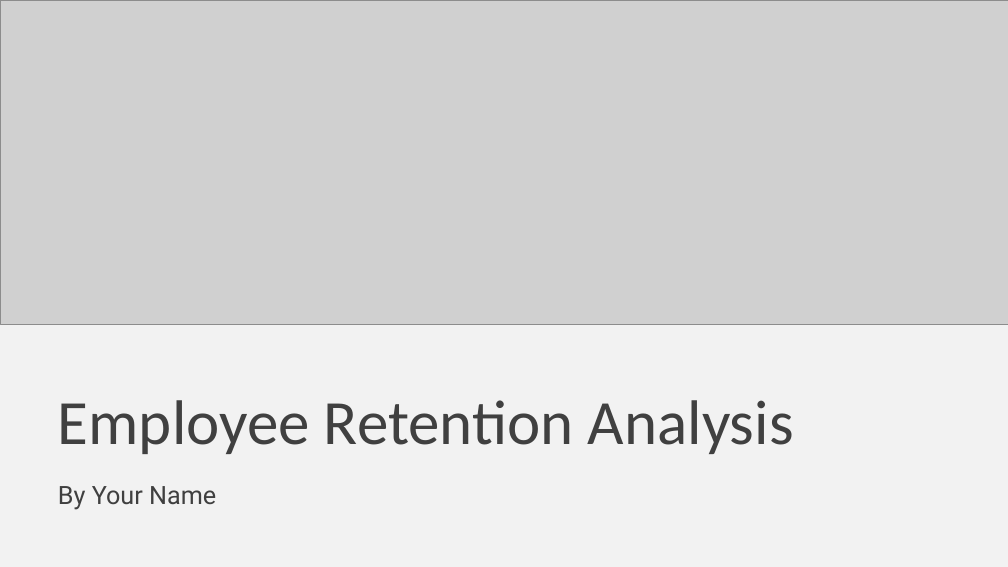
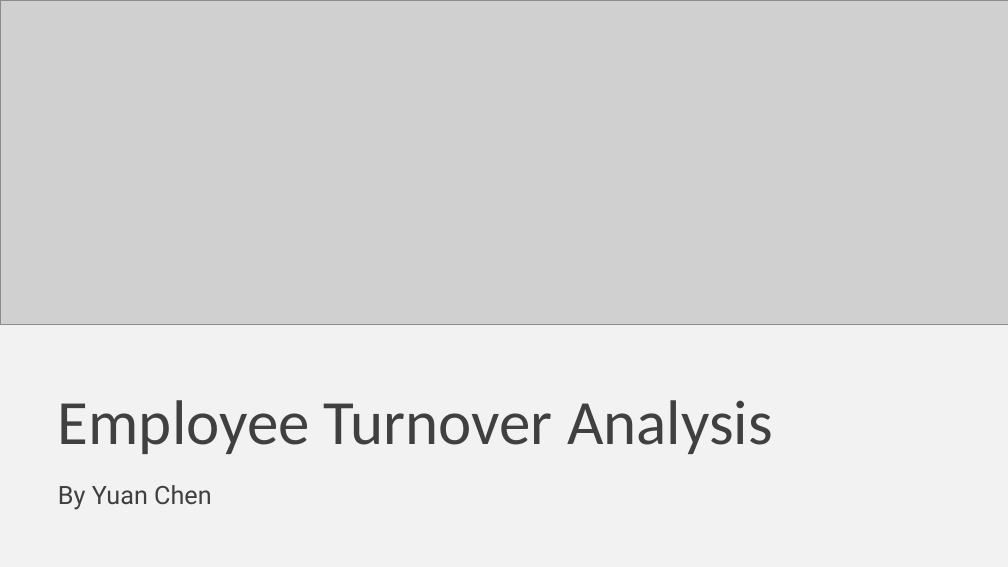
Before and after one commit to yuanchenGH/data_analysis_employee_turnover_project, a slide deck: slide 1 of Executive Summary.pptx. Drawn at 1008x567 pixels with LibreOffice and Linux fonts; fonts in the diff are those of the drawing; grey boxes stand for pictures. Boxes give left, top, right and bottom in pixels: in the first picture for what was removed or moved away, otherwise in the second. Text is boxed around its words. In the diff, an @@ line names an element or a change of style, - is before the commit and + after.

```diff
--- a/Executive Summary.pptx
+++ b/Executive Summary.pptx
@@ title at [58,400,773,454]: text changed @@
-Employee Retention Analysis
+Employee Turnover Analysis
@@ subtitle at [58,485,212,510]: text changed @@
-By Your Name
+By Yuan Chen
```
Also in this commit, not shown: 1 other slide changed, 1 slide removed.
